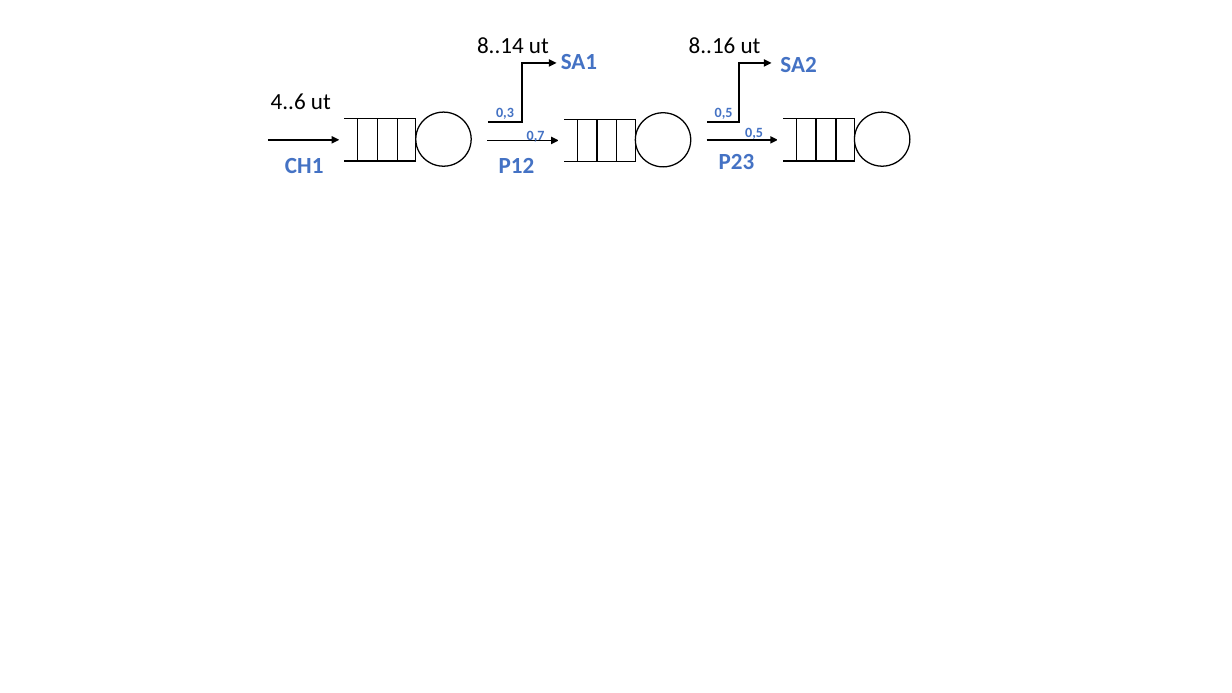
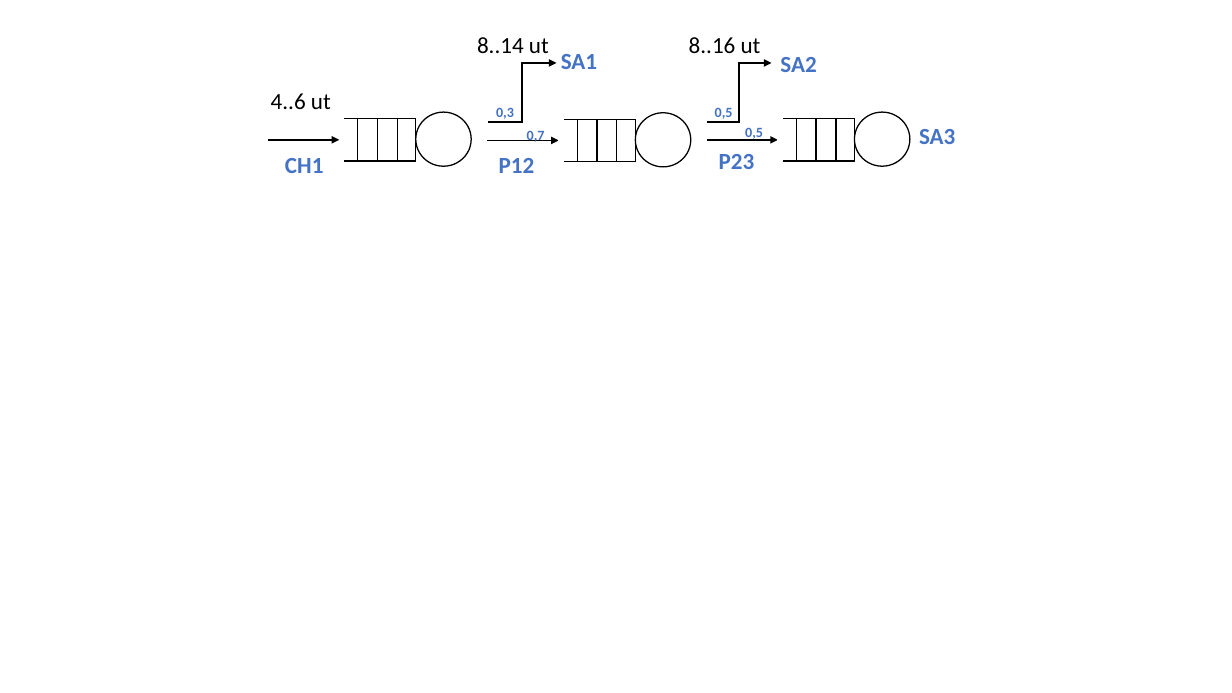
Before and after one commit to andrebotelhof/SimulacaoT1, a slide deck: slide 1 of Apresentação1.pptx. Drawn at 1232x693 pixels with LibreOffice and Linux fonts; fonts in the diff are those of the drawing. Boxes give left, top, right and bottom in pixels: in the first picture for what was removed or moved away, otherwise in the second. Text is boxed around its words. In the diff, an @@ line names an element or a change of style, - is before the commit and + after.

```diff
--- a/Apresentação1.pptx
+++ b/Apresentação1.pptx
@@ text added at bbox=[919, 129, 955, 144], 18 pt, text #4472C4, bold @@
+SA3
```
Also in this commit, not shown: 7 other files.
